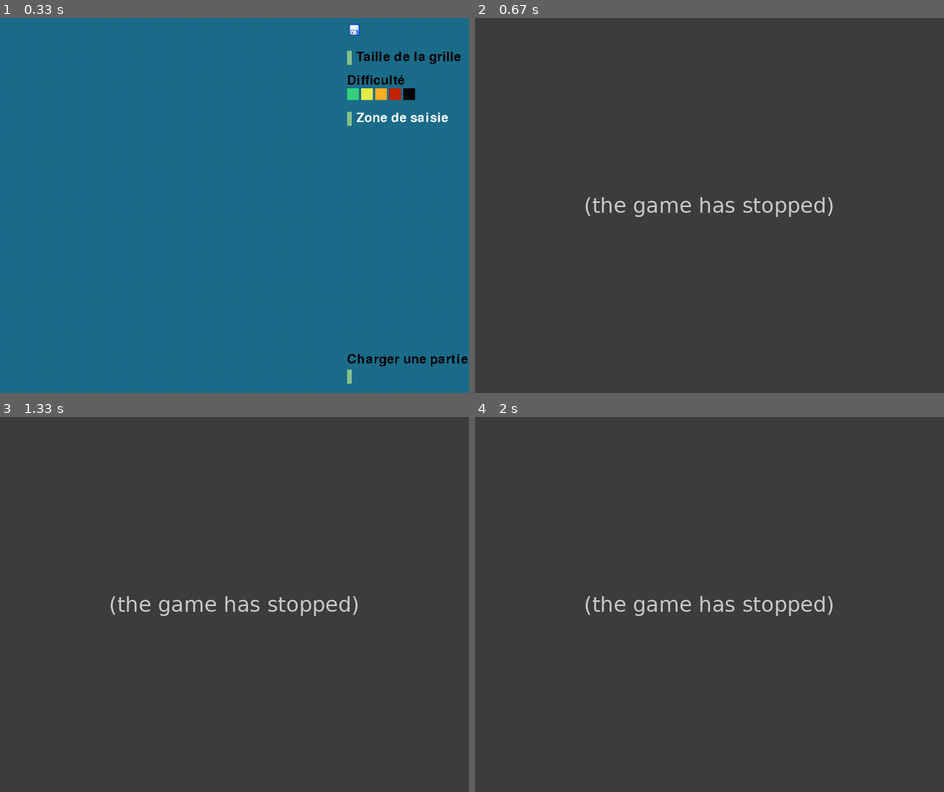
Above: before the commit, frames 1-4 (two rows, left to right).
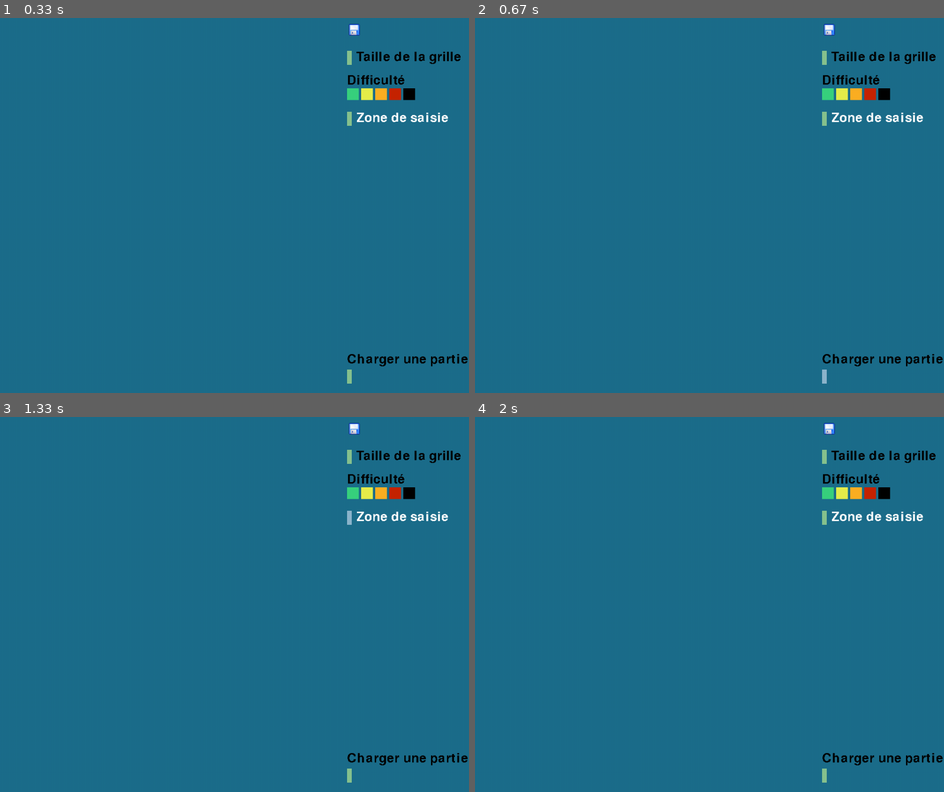
Above: after the commit, the same moments.

Repository: Inazo13/Sudoku
Game: pygame game, started from Main.py
Same seed, same stepped clock (60 frames per second), same inputs: the game is played once before the commit and once after it.
Inputs (mouse positions are in pixels of both pictures, inside the frame that each line leads up to):
- Up to frame 1 (0.33 s): no input
- Up to frame 2 (0.67 s): click (822, 378) at 0.38 s
- Up to frame 3 (1.33 s): click (234, 630) at 0.72 s; click (347, 518) at 1.05 s
- Up to frame 4 (2 s): click (883, 735) at 1.38 s

Frame 1 is identical in both runs. In frame 2, 100% of the frame differs, in the area x 0-100%, y 0-100%; in frame 3, 100%; in frame 4, 100%.
Error before the commit: TypeError: testExistence() takes 1 positional argument but 2 were given (Main.py line 213); the game stopped at 0.38 s (later frames are placeholders)

Commit message:
fix solveGrid

Diff:
--- a/fileManager.py
+++ b/fileManager.py
@@ -66,7 +66,7 @@
 
 
 
-def testExistence(filename):
+def testExistence(userpath, filename):
     filepath=userpath+filename+".json"
     print(filepath)
     test=os.path.exists(filepath)
--- a/unofficialFileforPygameTesting.py
+++ b/unofficialFileforPygameTesting.py
@@ -269,8 +269,8 @@
 
     #Résoud la grille si demandé
     if solve==True:
-        solveGrid(grid)
-        drawGrid(grid)
+        solveGrid.solveGrid(grid)
+        drawGrid(grid, size)
         solve==False
 
     if grilleEnCours==True:
